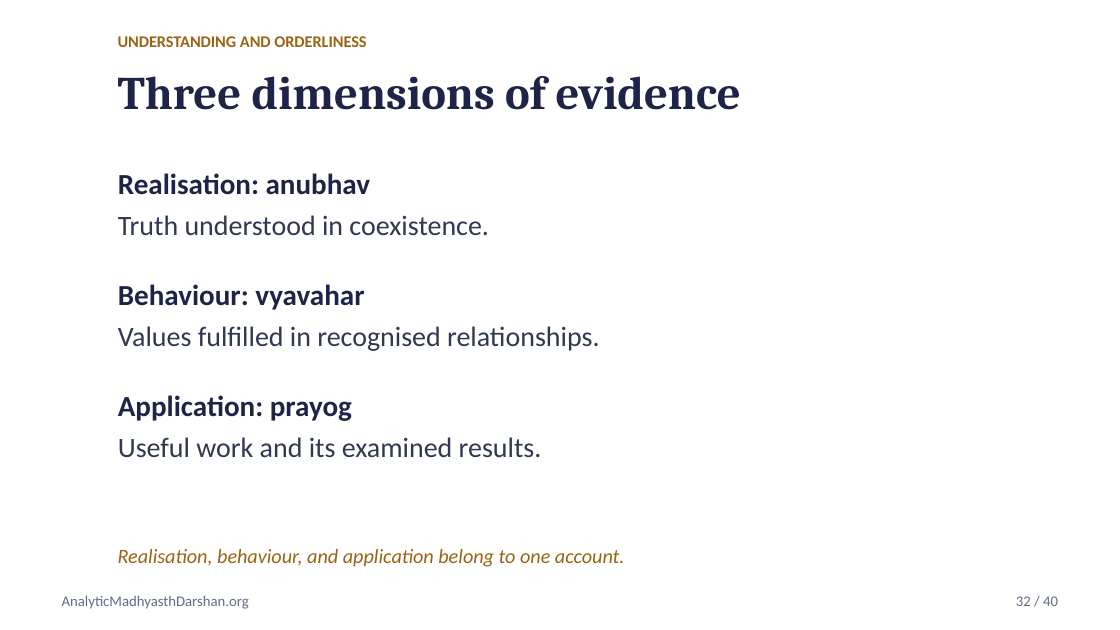
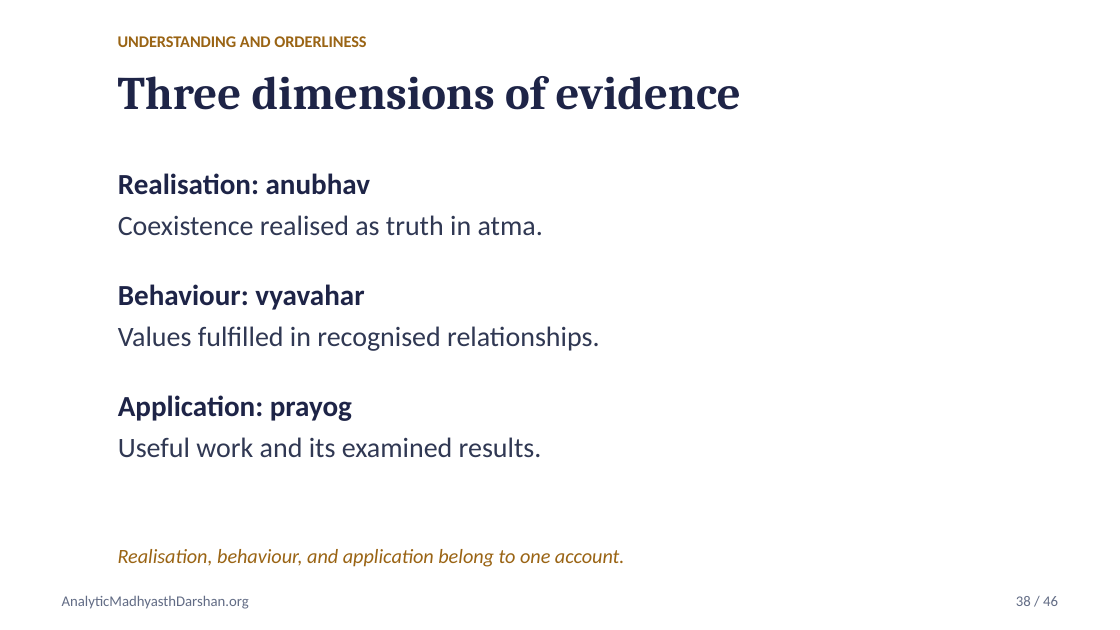
Before and after one commit to raghavamohan/AnalyticMadhyasthDarshan, a slide deck: slide 38 of Studies/Axiology-Value-Theory/Axiology-Value-Theory-Madhyasth-Darshan.pptx (slide 32 before the commit). Drawn at 1120x630 pixels with LibreOffice and Linux fonts; fonts in the diff are those of the drawing. Boxes give left, top, right and bottom in pixels: in the first picture for what was removed or moved away, otherwise in the second. Text is boxed around its words. In the diff, an @@ line names an element or a change of style, - is before the commit and + after.

Commit message:
Ground axiology in unit activity and realised knowledge

```diff
--- a/Studies/Axiology-Value-Theory/Axiology-Value-Theory-Madhyasth-Darshan.pptx
+++ b/Studies/Axiology-Value-Theory/Axiology-Value-Theory-Madhyasth-Darshan.pptx
@@ text at (118,215,543,235): text changed @@
-Truth understood in coexistence.
+Coexistence realised as truth in atma.
@@ text at (1016,596,1058,606): text changed @@
-32 / 40
+38 / 46
```
Also in this commit, not shown: 39 other slides changed, 6 slides added, 9 other files.
